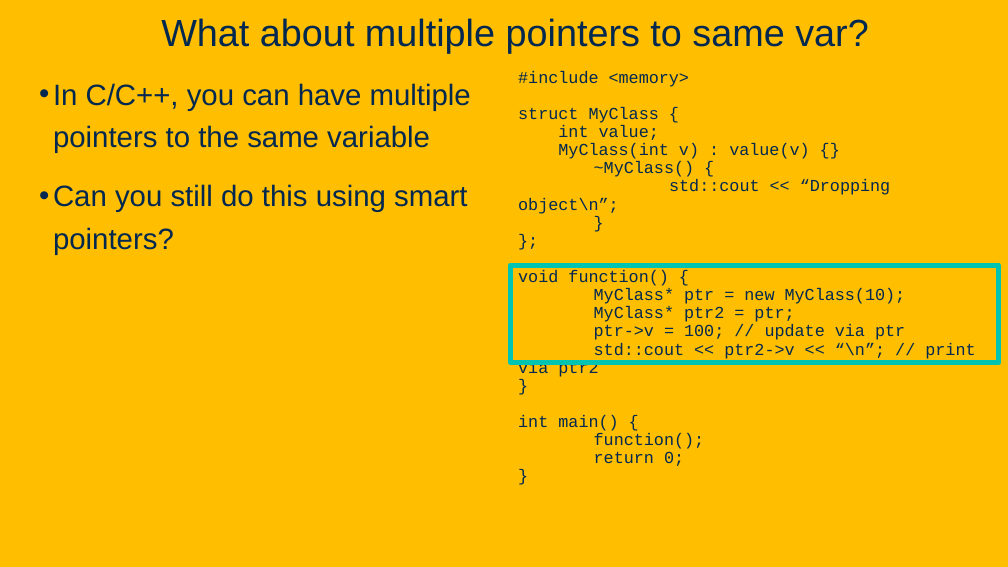
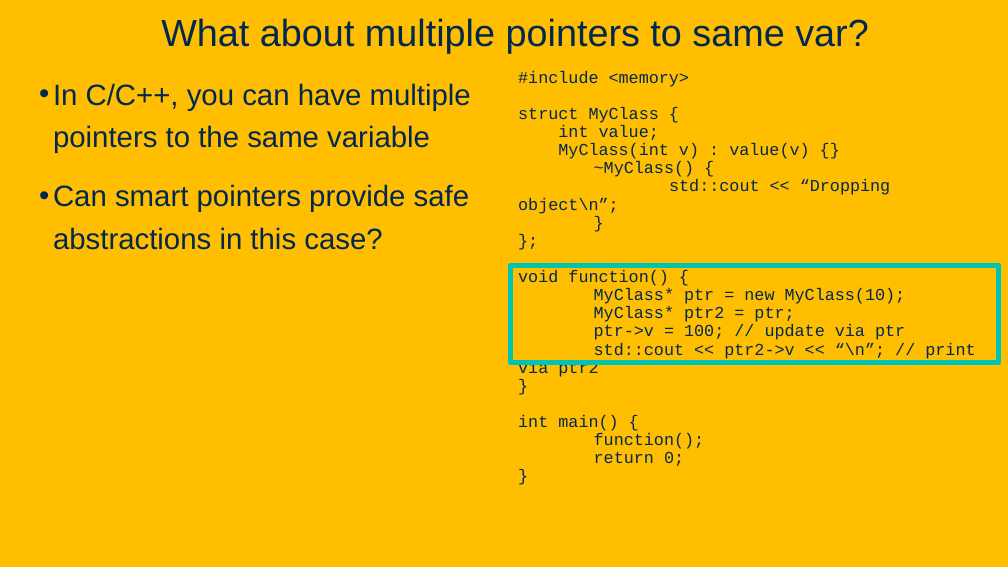
Before and after one commit to davsec-teaching/ecs160-f25, a slide deck: slide 121 of slides/9_software_security.pptx (slide 120 before the commit). Drawn at 1008x567 pixels with LibreOffice and Linux fonts; fonts in the diff are those of the drawing; background and template pictures are left out. Boxes give left, top, right and bottom in pixels: in the first picture for what was removed or moved away, otherwise in the second. Text is boxed around its words. In the diff, an @@ line names an element or a change of style, - is before the commit and + after.

```diff
--- a/slides/9_software_security.pptx
+++ b/slides/9_software_security.pptx
@@ text at (x1=53, y1=184, x2=470, y2=250): text changed @@
-• Can you still do this using smart pointers?
+• Can smart pointers provide safe abstractions in this case?
```
Also in this commit, not shown: 6 other slides changed, 2 slides added.
